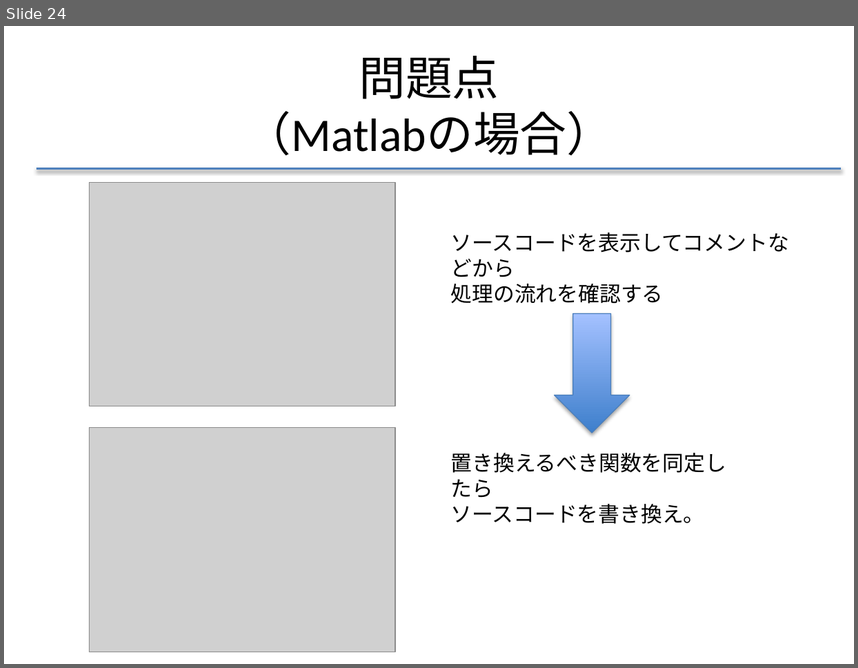
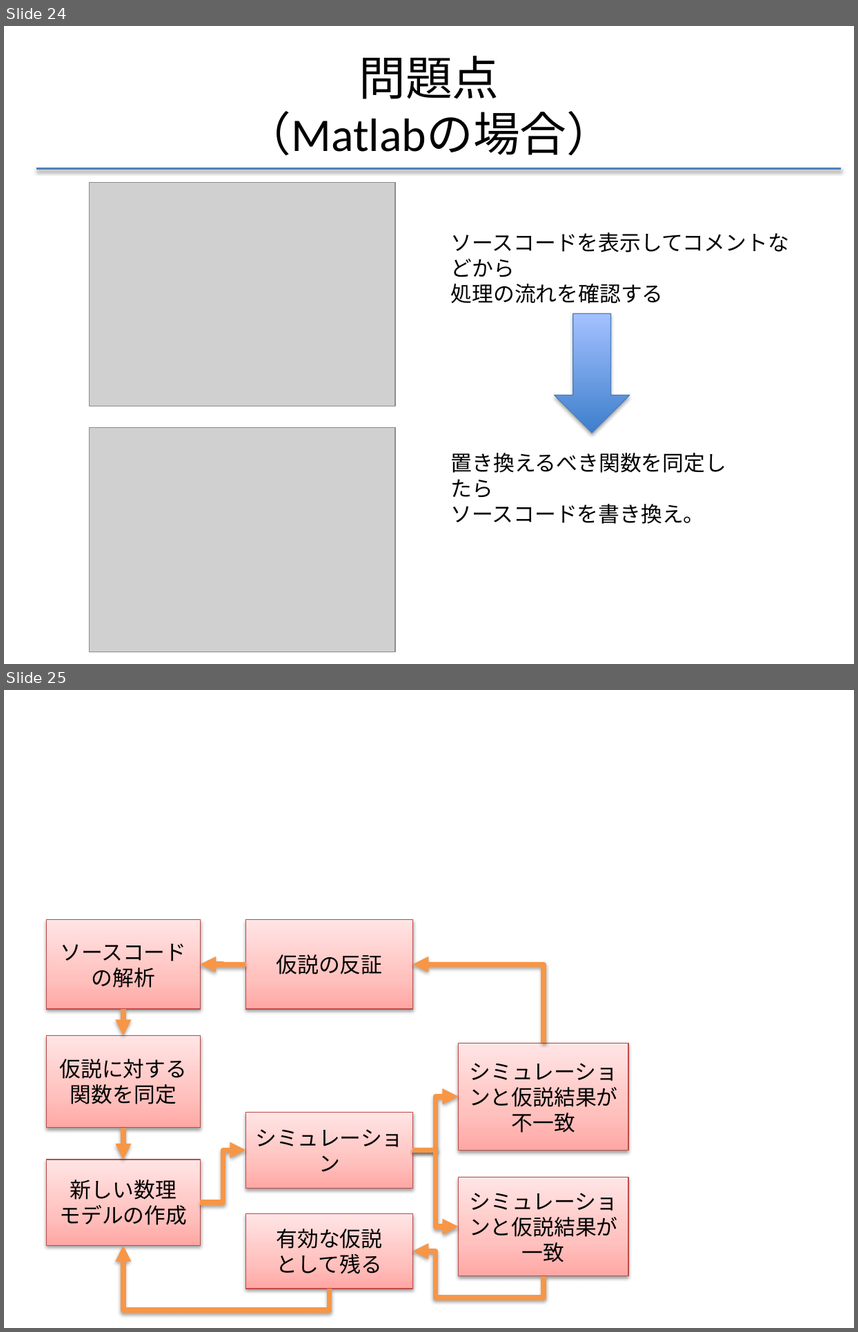
Before and after one commit to f-akazawa/akaz_uecdevelop, a slide deck: doc/中間発表資料.pptx. Shown one above the other, each under a label of ours: slide 24 before the commit, slides 24 and 25 after it. The pictures are 858x668 and 858x1332 pixels, drawn with LibreOffice and Linux fonts; fonts in the diff are those of the drawing; grey boxes stand for pictures. Boxes give left, top, right and bottom in pixels: in the first picture for what was removed or moved away, otherwise in the second. Text is boxed around its words. In the diff, an @@ line names an element or a change of style, - is before the commit and + after.

Commit message:
更にアニメーション追加で豪華にしてみた
一旦これで提出してみるバージョン
空白のスライドの後は作業用コピー

```diff
--- a/doc/中間発表資料.pptx
+++ b/doc/中間発表資料.pptx
@@ slide 25 added at (4,690,854,1328), background #FFFFFF @@
@@ group added at (47,920,629,1310): 8 rectangles, 7 elbow arrows, 2 arrows @@
+ソースコードの解析
+仮説に対する関数を同定
+新しい数理
+モデルの作成
+シミュレーション
+シミュレーションと仮説結果が
+不一致
+シミュレーションと仮説結果が
+一致
+有効な仮説
+として残る
+仮説の反証
```
Also in this commit, not shown: 2 slides changed, 1 other slide added, 1 slide removed.
